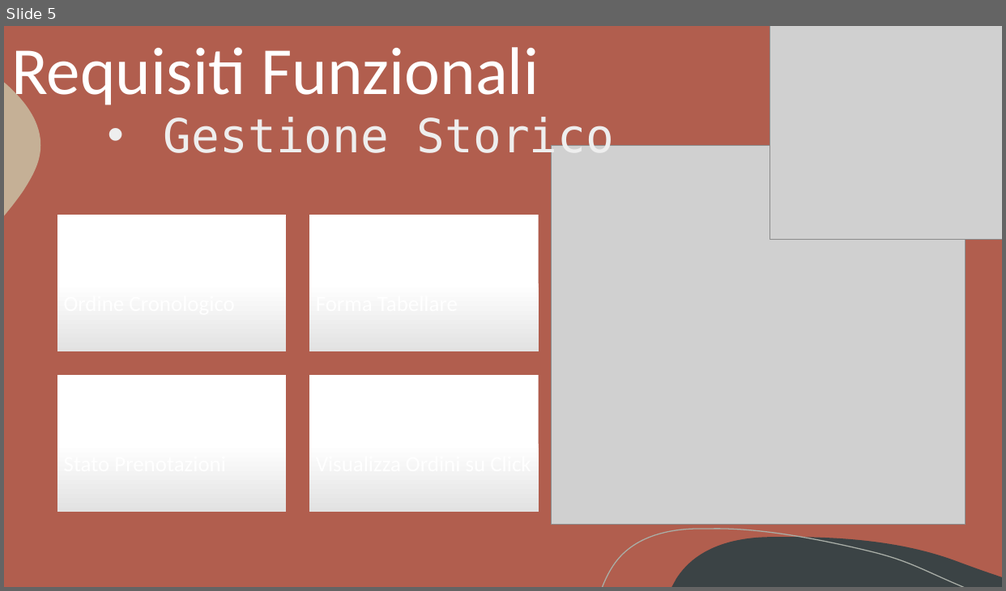
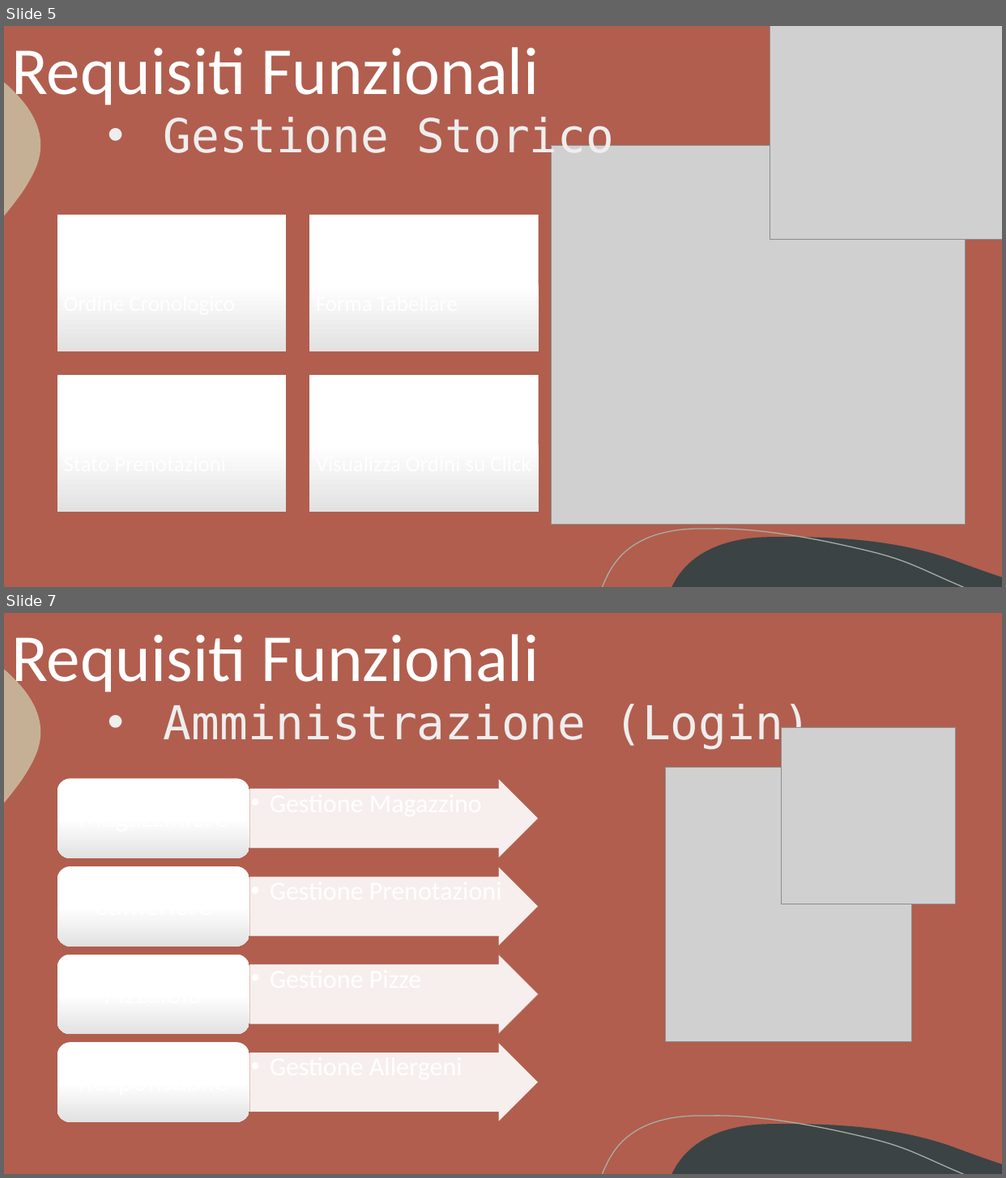
Before and after one commit to Gabriele-P03/Progetto_Ing_Web, a slide deck: appunti/PP/Presentazione.pptx. Shown one above the other, each under a label of ours: slide 5 before the commit, slides 5 and 7 after it; the slides between them are not shown. The pictures are 1006x591 and 1006x1178 pixels, drawn with LibreOffice and Linux fonts; fonts in the diff are those of the drawing; grey boxes stand for pictures. Boxes give left, top, right and bottom in pixels: in the first picture for what was removed or moved away, otherwise in the second. Text is boxed around its words. In the diff, an @@ line names an element or a change of style, - is before the commit and + after.

```diff
--- a/appunti/PP/Presentazione.pptx
+++ b/appunti/PP/Presentazione.pptx
@@ slide 7 added at (4, 613, 1002, 1174), background #B15E4E; not listed: 3 template elements that a slide beside it also shows @@
@@ title added at (11, 634, 539, 697), 64.8 pt, text #FFFFFF @@
+Requisiti Funzionali
@@ text added at (164, 704, 811, 749), 45 pt, text #EEEEEE @@
+• Amministrazione (Login)
@@ picture added at (781, 727, 956, 905) @@
@@ picture added at (666, 767, 911, 1042) @@
@@ group added at (57, 778, 539, 1122): 4 right arrows, 4 texts, 4 rounded rectangles @@
+  • Gestione Magazzino
+  • Gestione Prenotazioni
+  • Gestione Pizze
+  • Gestione Allergeni
```
Also in this commit, not shown: 1 slide changed, 13 other slides added, 1 other file.
